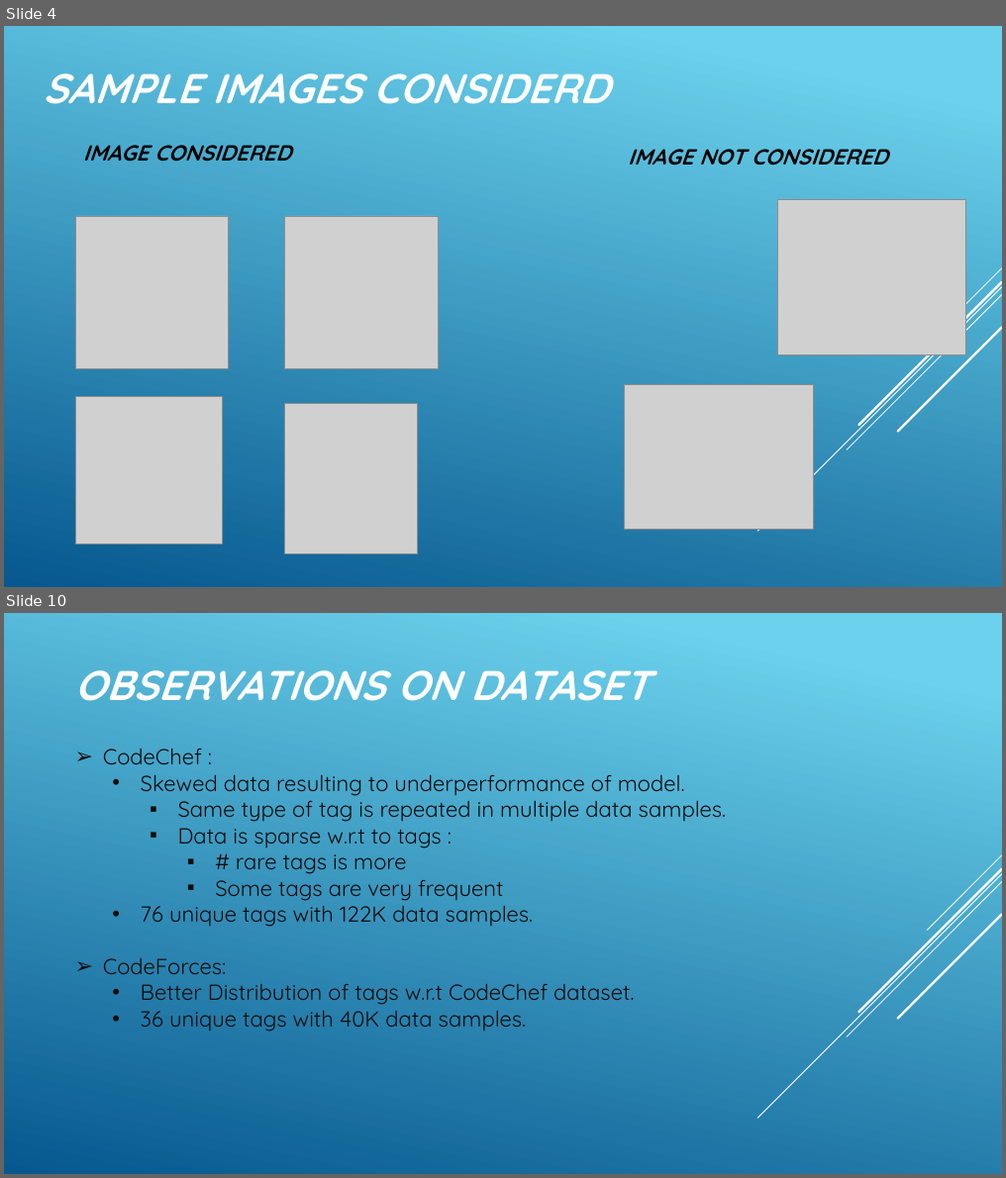
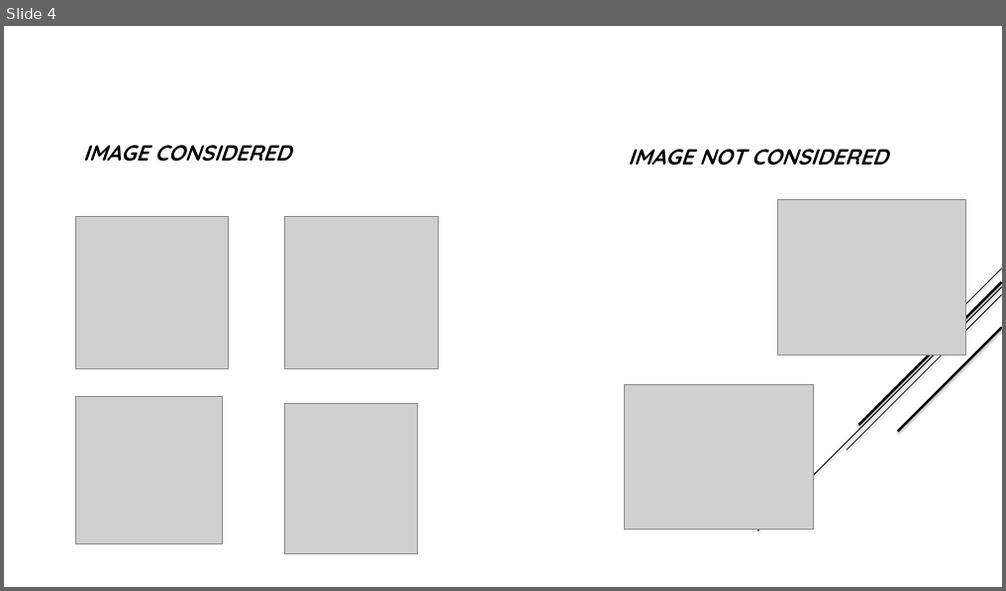
Before and after one commit to chittaranjan-rath/Parallel-Face-Recognition, a slide deck: Parellel_Face_Recognition.pptx. Shown one above the other, each under a label of ours: slides 4 and 10 before the commit, slide 4 after it; the slides between them are not shown. The pictures are 1006x1178 and 1006x591 pixels, drawn with LibreOffice and Linux fonts; fonts in the diff are those of the drawing; grey boxes stand for pictures. Boxes give left, top, right and bottom in pixels: in the first picture for what was removed or moved away, otherwise in the second. Text is boxed around its words. In the diff, an @@ line names an element or a change of style, - is before the commit and + after.

```diff
--- a/Parellel_Face_Recognition.pptx
+++ b/Parellel_Face_Recognition.pptx
@@ slide 10 removed at bbox=[4, 613, 1002, 1174], background gradient #6ED2EB to #06588E; not listed: 5 template elements that a slide beside it also shows @@
@@ title removed at bbox=[74, 670, 649, 701] @@
-OBSERVATIONS ON DATASET
@@ text removed at bbox=[103, 774, 727, 1032] @@
-  ➢ CodeChef :
-    • Skewed data resulting to underperformance of model.
-      ▪ Same type of tag is repeated in multiple data samples.
-      ▪ Data is sparse w.r.t to tags :
-        ▪ # rare tags is more
-        ▪ Some tags are very frequent
-    • 76 unique tags with 122K data samples.
-  ➢ CodeForces:
-    • Better Distribution of tags w.r.t CodeChef dataset.
-    • 36 unique tags with 40K data samples.
@@ slide 4 changed as well @@
@@ background gradient #6ED2EB to #06588E to #FFFFFF @@
@@ title removed at bbox=[43, 74, 609, 104] @@
-SAMPLE IMAGES CONSIDERD
@@ line (1002, 287) - (757, 531): stroke #FFFFFF 0.75 pt to #000000 0.74 pt @@
@@ line (1002, 282) - (859, 425): stroke #FFFFFF 2.25 pt to #000000 2.24 pt @@
@@ line (1002, 269) - (927, 344): stroke #FFFFFF 0.75 pt to #000000 0.74 pt @@
@@ line (1002, 294) - (846, 451): stroke #FFFFFF 0.75 pt to #000000 0.74 pt @@
@@ line (1002, 328) - (898, 432): stroke #FFFFFF 2.25 pt to #000000 2.24 pt @@
```
Also in this commit, not shown: 9 other slides changed, 14 slides added, 2 other slides removed.
